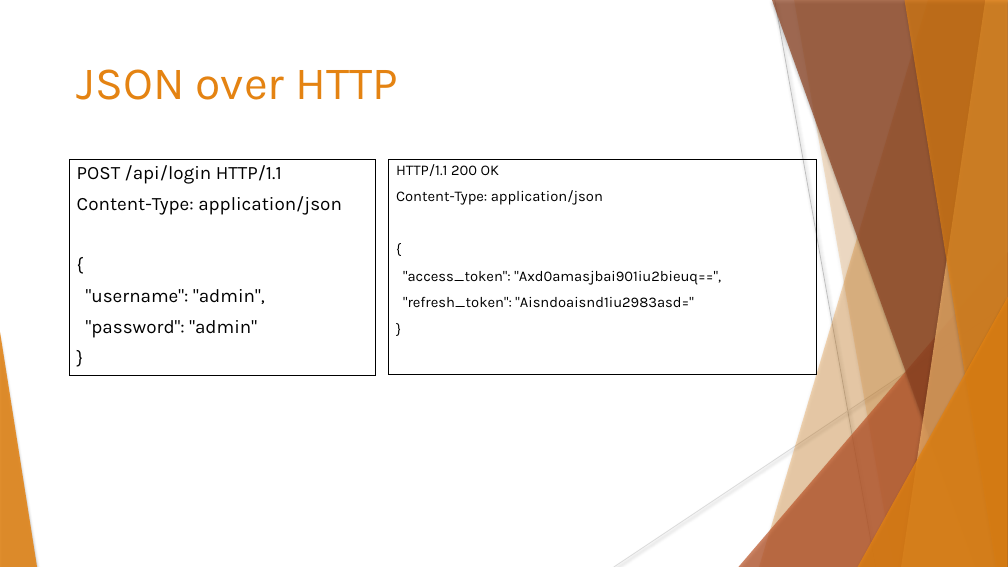
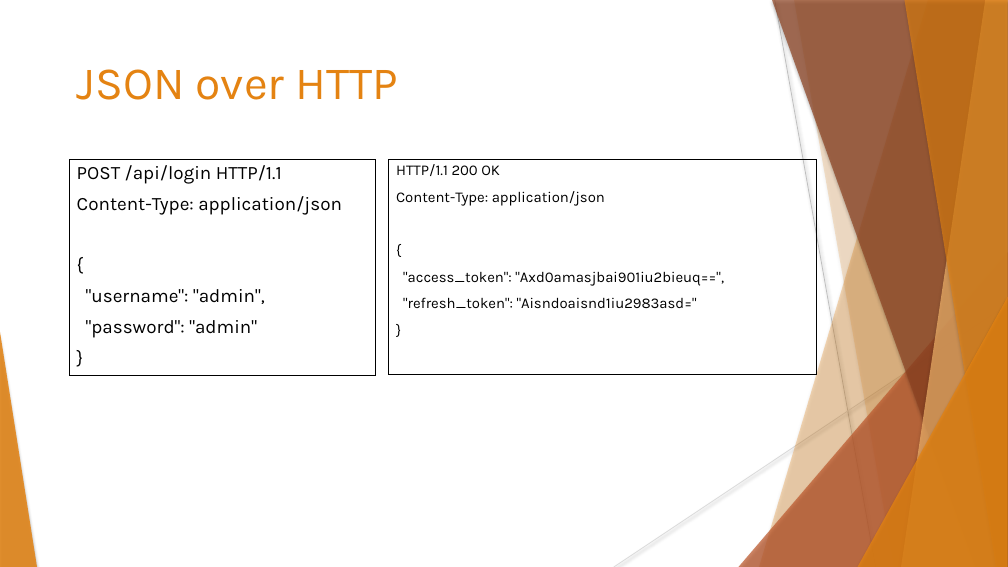
Before and after one commit to data-max-hq/workshop-epoka, a slide deck: slide 15 of Presentations/Introduction to Machine Learning.pptx. Drawn at 1008x567 pixels with LibreOffice and Linux fonts; fonts in the diff are those of the drawing. Boxes give left, top, right and bottom in pixels: in the first picture for what was removed or moved away, otherwise in the second. Text is boxed around its words. In the diff, an @@ line names an element or a change of style, - is before the commit and + after.

```diff
--- a/Presentations/Introduction to Machine Learning.pptx
+++ b/Presentations/Introduction to Machine Learning.pptx
@@ rectangle "HTTP/1.1 200 OK" at bbox=[389, 159, 817, 374]: size 14 to 14.2 pt @@
```
Also in this commit, not shown: 4 other slides changed.
